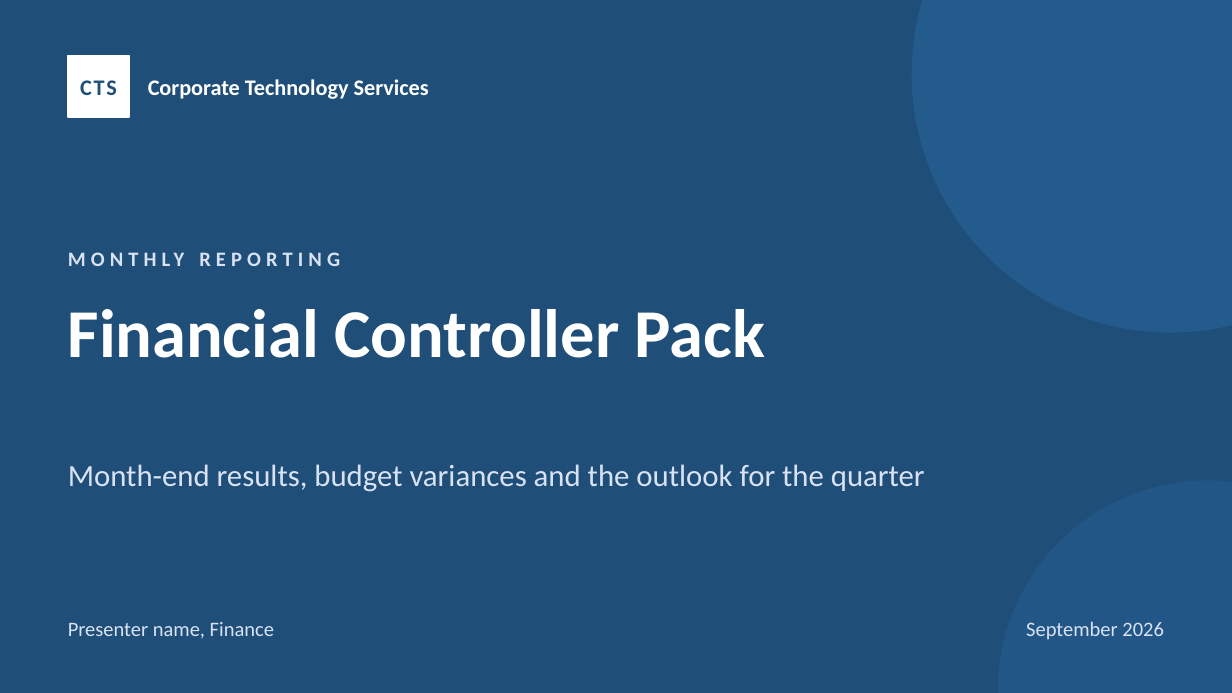
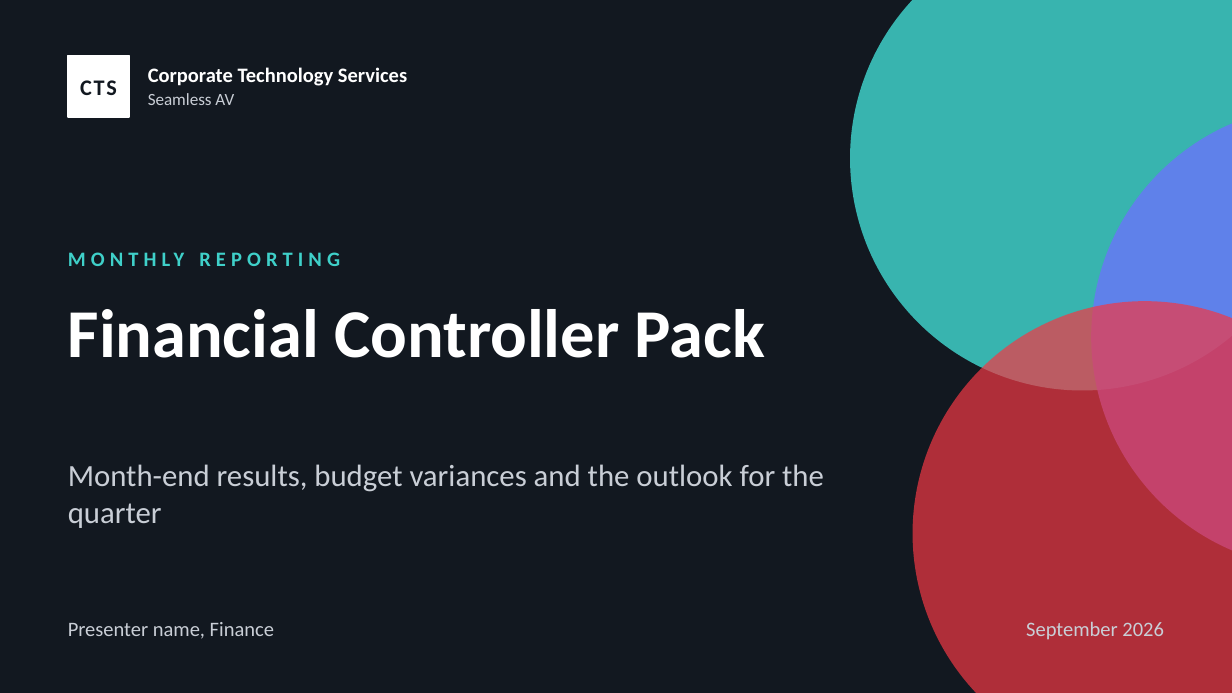
Before and after one commit to WesleyNelson-O33/Claude, a slide deck: slide 1 of presentation/CTS Presentation Template.pptx. Drawn at 1232x693 pixels with LibreOffice and Linux fonts; fonts in the diff are those of the drawing. Boxes give left, top, right and bottom in pixels: in the first picture for what was removed or moved away, otherwise in the second. Text is boxed around its words. In the diff, an @@ line names an element or a change of style, - is before the commit and + after.

```diff
--- a/presentation/CTS Presentation Template.pptx
+++ b/presentation/CTS Presentation Template.pptx
@@ background #1F4E79 to #121820 @@
@@ ellipse: place and size @@
-ellipse at [912, 0, 1232, 333]
+ellipse at [850, 0, 1232, 391]
@@ ellipse at [850, 0, 1232, 391]: fill #2E74B5 at 35% opacity to #3FD0C9 at 85% opacity @@
@@ text "CTS" at [80, 80, 117, 95]: text colour #1F4E79 to #121820 @@
@@ rectangle at [68, 55, 129, 117]: proportions changed @@
@@ text "Corporate Technology Services" at [148, 67, 407, 86]: size 13 to 12 pt; vertical alignment middle to bottom @@
@@ text added at [148, 93, 234, 105], 10 pt, text #C9CED6 @@
+Seamless AV
@@ ellipse added at [1092, 105, 1232, 569], fill #6D71FF at 75% opacity @@
@@ text "MONTHLY REPORTING" at [68, 246, 832, 290]: text colour #D9E2F3 to #3FD0C9 @@
@@ ellipse added at [913, 301, 1232, 693], fill #F33844 at 70% opacity @@
@@ text colour #D9E2F3 to #C9CED6 in 3 elements at [1026, 622, 1164, 640], [68, 622, 274, 639], [68, 464, 824, 528] @@
@@ ellipse removed at [998, 480, 1232, 693] @@
```
Also in this commit, not shown: 7 other slides changed, 2 other files.
